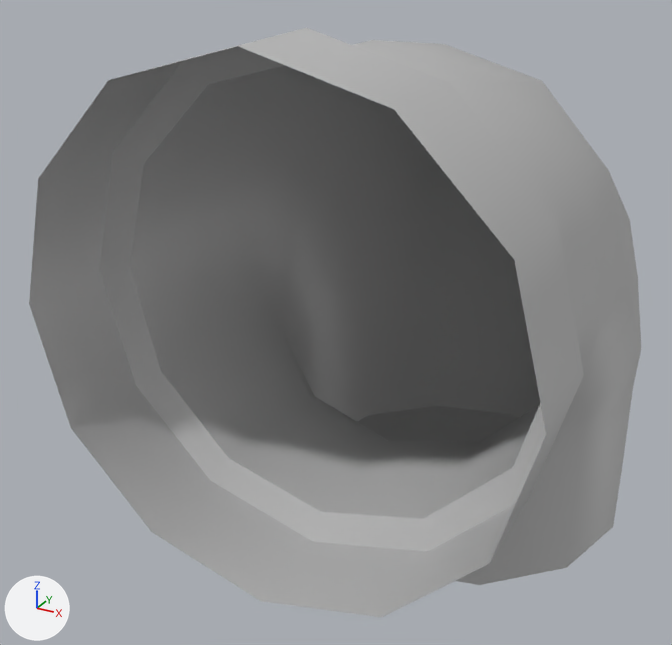
The FBX model LD54_GameJam/Assets/Assets/SM_Builder_Tube01.fbx: old version first, new version second.
Camera for both pictures: a 50 mm lens placed at (0.459, -1.186, 0.861), pointed at (-0.1, -0.17, 0.353). Lighting does not change. The marker at lower left points along +X, +Y and +Z. Where no turn or scale is listed for an object, it has been applied to the vertices.

Objects in the first picture: 'BuilderAsset_Tube1'.
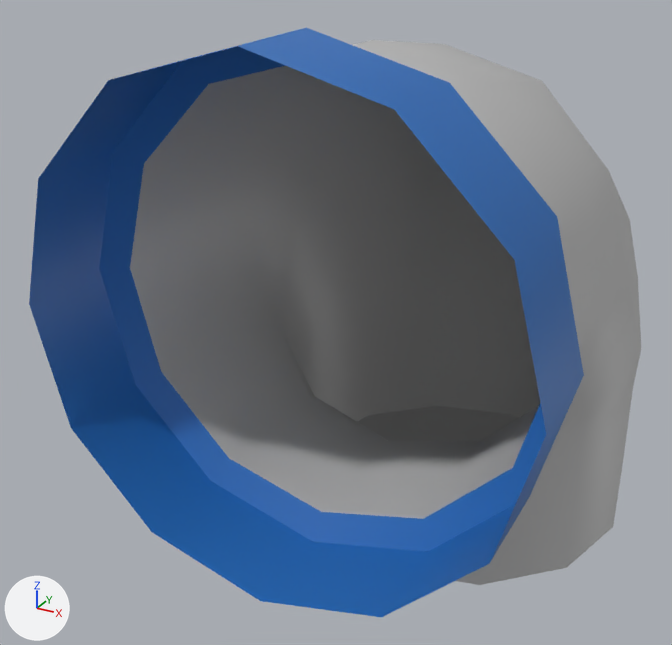
Pixel boxes [x1, y1, x2, y2] of what changed, in the pictures (672 x 645 px):
part 1 of me_mesh, recoloured (grey to blue): [29, 28, 584, 617] in both

The change, as a list of edits to the scene's bpy script:
```text
Add mat_lambert3:
    mat_lambert3 = principled_material('lambert3')
    mat_lambert3.base_color = (0.016, 0.15, 0.5)  # blue #226cbc
Change me_mesh:
    where me_mesh.from_pydata(...)  # 120 vertices, 109 faces; spans x -0.29..0.29, y -0.521..0.321, z 0.0..0.764
    used by ob_builderasset_tube1; location = (0.0, 0.0, 0.0)
    me_mesh part 1: all 24 faces centred in x -0.271..0.271, y -0.465..-0.398, z 0.201..0.743 switch from mat_lambert1 (grey #bcbcbc) to mat_lambert3 (blue #226cbc)
```
